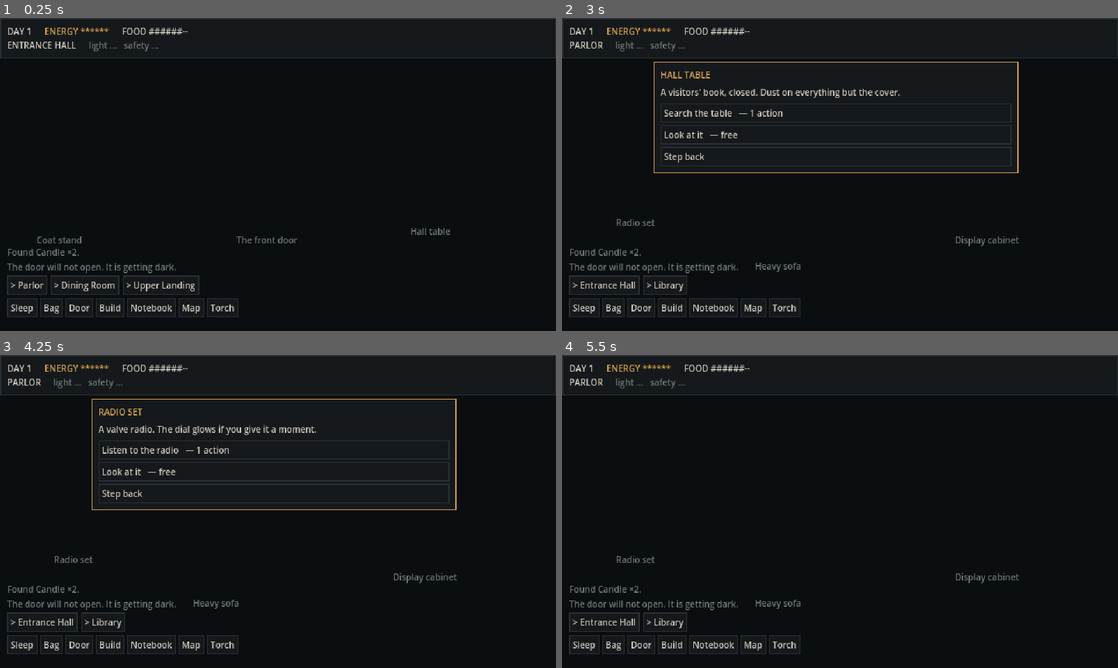
Above: before the commit, frames 1-4 (two rows, left to right).
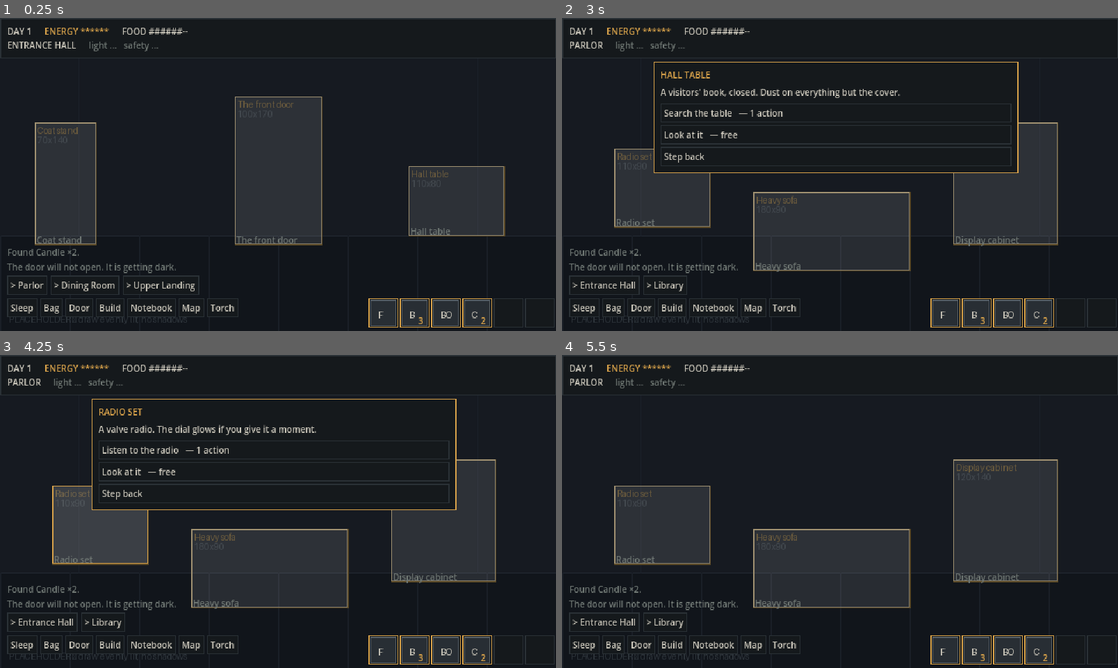
Above: after the commit, the same moments.

Repository: Leon2012320/HorrormansionGame
Game: Godot game, scene res://src/scenes/main.tscn
The game is run twice, just before and just after one commit, with the same random seed, the same clock (stepped at 60 frames per second) and the same inputs.
Inputs (mouse positions are in pixels of both pictures, inside the frame that each line leads up to):
- Up to frame 1 (0.25 s): no input
- Up to frame 2 (3 s): click (840, 171) at 0.52 s; click (628, 183) at 1.27 s; click (1017, 199) at 2.02 s; click "> Parlor" at 2.75 s
- Up to frame 3 (4.25 s): click (100, 524) at 3.52 s
- Up to frame 4 (5.5 s): click (828, 567) at 4.27 s; click (1006, 520) at 5.02 s

The runs differ from the first frame. In frame 1, 18% of the frame differs, in the area x 0-100%, y 12-99%; in frame 2, 18%; in frame 3, 18%; in frame 4, 21%.

Commit message:
Schwarzer Bildschirm behoben, Inventarleiste, Texturliste
Das Spiel zeigte nichts als Schwarz. Zwei Ursachen, beide im Code:

- Die Raumansicht hatte die Größe (0,0): set_anchors_preset setzt nur die
  Anker, nicht die Offsets. Bei per Code erzeugten Controls bleibt die Größe
  dadurch null, und das Raumbild wurde nie sichtbar. Jetzt überall
  set_anchors_and_offsets_preset.
- Dunkelheit dimmte das Bild auf 16 Prozent. Zusammen mit dunkel gezeichneten
  Platzhaltern ergab das (2,2,3) — praktisch schwarz. Stufe 0 liegt jetzt bei
  42 Prozent: Umrisse sind erkennbar, Licht bleibt trotzdem nötig.

Dazu:
- Hotspot-Rahmen waren unsichtbar, weil flat=true die StyleBox-Overrides
  ignoriert; Kontrast der Rahmen erhöht
- Platzhalter deutlich heller gezeichnet, damit sie als Malvorlage taugen
- Neue Inventarleiste unten rechts: zeigt die sechs getragenen Plätze mit
  Icons aus assets/items, fällt auf ein Kürzel zurück, wenn eine Datei fehlt
- tools/screenshot.gd rendert das Spiel unter Xvfb in eine PNG, damit sich
  Darstellungsfehler künftig ansehen statt erraten lassen

ASSET_PLAN.md komplett überarbeitet zur Texturliste: nach Sichtbarkeit
priorisiert, mit den Pfaden die der Code wirklich lädt, und einer Liste
dessen, was ausdrücklich nicht gezeichnet werden muss.

Co-Authored-By: Claude Opus 5 <noreply@anthropic.com>
Claude-Session: https://claude.ai/code/session_014oP4e71VKQ2NLeHCdFaaW8

Diff:
--- a/src/scenes/main.gd
+++ b/src/scenes/main.gd
@@ -19,9 +19,9 @@
 
 
 func _ready() -> void:
-	set_anchors_preset(Control.PRESET_FULL_RECT)
+	set_anchors_and_offsets_preset(Control.PRESET_FULL_RECT)
 	var bg := ColorRect.new()
-	bg.set_anchors_preset(Control.PRESET_FULL_RECT)
+	bg.set_anchors_and_offsets_preset(Control.PRESET_FULL_RECT)
 	bg.color = AshTheme.INK
 	bg.mouse_filter = Control.MOUSE_FILTER_IGNORE
 	add_child(bg)
@@ -43,6 +43,10 @@
 	add_child(log_label)
 
 	_build_toolbar()
+
+	var bag_bar := AshInventoryBar.new()
+	bag_bar.position = Vector2(424, 322)
+	add_child(bag_bar)
 
 	dialog = AshDialog.new()
 	dialog.position = Vector2(105, 50)
--- a/src/ui/hud.gd
+++ b/src/ui/hud.gd
@@ -14,12 +14,13 @@
 
 
 func _ready() -> void:
-	set_anchors_preset(Control.PRESET_TOP_WIDE)
+	set_anchors_and_offsets_preset(Control.PRESET_TOP_WIDE)
 	custom_minimum_size = Vector2(640, 40)
+	size = Vector2(640, 40)
 	mouse_filter = Control.MOUSE_FILTER_IGNORE
 
 	var bg := PanelContainer.new()
-	bg.set_anchors_preset(Control.PRESET_FULL_RECT)
+	bg.set_anchors_and_offsets_preset(Control.PRESET_FULL_RECT)
 	bg.add_theme_stylebox_override("panel", AshTheme.panel_style())
 	bg.mouse_filter = Control.MOUSE_FILTER_IGNORE
 	add_child(bg)
--- /dev/null
+++ b/src/ui/inventory_bar.gd
@@ -0,0 +1,87 @@
+extends Control
+class_name AshInventoryBar
+## Die sechs getragenen Plätze, unten rechts.
+##
+## Zeigt die Icons aus assets/items/<id>.png. Fehlt eine Datei, wird der
+## Platz mit den ersten zwei Buchstaben beschriftet — das Spiel bleibt also
+## spielbar, auch wenn noch nichts gezeichnet ist.
+
+const SLOT := 34
+const GAP := 2
+
+var _slots: Array[Control] = []
+
+
+func _ready() -> void:
+	custom_minimum_size = Vector2(Inventory.CARRY_SLOTS * (SLOT + GAP), SLOT)
+	mouse_filter = Control.MOUSE_FILTER_IGNORE
+
+	for i in Inventory.CARRY_SLOTS:
+		var slot := Control.new()
+		slot.position = Vector2(i * (SLOT + GAP), 0)
+		slot.custom_minimum_size = Vector2(SLOT, SLOT)
+		slot.size = Vector2(SLOT, SLOT)
+		slot.mouse_filter = Control.MOUSE_FILTER_IGNORE
+		add_child(slot)
+		_slots.append(slot)
+
+	Inventory.carried_changed.connect(refresh)
+	refresh()
+
+
+func refresh() -> void:
+	# Getragenes in eine flache Liste von Slots übersetzen.
+	var entries: Array = []
+	for id in Inventory.carried:
+		if Inventory.is_weightless(str(id)):
+			continue
+		var per_slot := maxi(Inventory.stack_size(str(id)), 1)
+		var left := int(Inventory.carried[id])
+		while left > 0 and entries.size() < Inventory.CARRY_SLOTS:
+			entries.append({"id": str(id), "count": mini(left, per_slot)})
+			left -= per_slot
+
+	for i in _slots.size():
+		var slot := _slots[i]
+		for child in slot.get_children():
+			child.queue_free()
+		_draw_slot(slot, entries[i] if i < entries.size() else {})
+
+
+func _draw_slot(slot: Control, entry: Dictionary) -> void:
+	var frame := Panel.new()
+	frame.set_anchors_and_offsets_preset(Control.PRESET_FULL_RECT)
+	frame.add_theme_stylebox_override("panel",
+		AshTheme.button_style(AshTheme.PANEL, AshTheme.WARM if not entry.is_empty() else AshTheme.PANEL_EDGE))
+	frame.mouse_filter = Control.MOUSE_FILTER_IGNORE
+	slot.add_child(frame)
+	if entry.is_empty():
+		return
+
+	var id := str(entry["id"])
+	var path := "res://assets/items/%s.png" % id
+	if ResourceLoader.exists(path):
+		var icon := TextureRect.new()
+		icon.texture = load(path)
+		icon.position = Vector2(1, 1)
+		icon.size = Vector2(SLOT - 2, SLOT - 2)
+		icon.expand_mode = TextureRect.EXPAND_IGNORE_SIZE
+		icon.stretch_mode = TextureRect.STRETCH_KEEP_ASPECT_CENTERED
+		icon.mouse_filter = Control.MOUSE_FILTER_IGNORE
+		slot.add_child(icon)
+	else:
+		var initials := Label.new()
+		initials.text = Inventory.display_name(id).substr(0, 2).to_upper()
+		initials.position = Vector2(4, 8)
+		AshTheme.apply_label(initials)
+		initials.mouse_filter = Control.MOUSE_FILTER_IGNORE
+		slot.add_child(initials)
+
+	if int(entry["count"]) > 1:
+		var count := Label.new()
+		count.text = str(int(entry["count"]))
+		count.position = Vector2(SLOT - 13, SLOT - 15)
+		AshTheme.apply_label(count)
+		count.add_theme_color_override("font_color", AshTheme.WARM)
+		count.mouse_filter = Control.MOUSE_FILTER_IGNORE
+		slot.add_child(count)
--- a/src/ui/room_view.gd
+++ b/src/ui/room_view.gd
@@ -15,17 +15,17 @@
 
 
 func _ready() -> void:
-	set_anchors_preset(Control.PRESET_FULL_RECT)
+	set_anchors_and_offsets_preset(Control.PRESET_FULL_RECT)
 
 	_image = TextureRect.new()
-	_image.set_anchors_preset(Control.PRESET_FULL_RECT)
+	_image.set_anchors_and_offsets_preset(Control.PRESET_FULL_RECT)
 	_image.expand_mode = TextureRect.EXPAND_IGNORE_SIZE
 	_image.stretch_mode = TextureRect.STRETCH_SCALE
 	_image.mouse_filter = Control.MOUSE_FILTER_IGNORE
 	add_child(_image)
 
 	_hotspot_layer = Control.new()
-	_hotspot_layer.set_anchors_preset(Control.PRESET_FULL_RECT)
+	_hotspot_layer.set_anchors_and_offsets_preset(Control.PRESET_FULL_RECT)
 	_hotspot_layer.mouse_filter = Control.MOUSE_FILTER_IGNORE
 	add_child(_hotspot_layer)
 
@@ -64,7 +64,6 @@
 		button.size = Vector2(float(rect[2]), float(rect[3]))
 		button.text = ""
 		button.tooltip_text = str(spot.get("name", ""))
-		button.flat = true
 		button.add_theme_stylebox_override("normal", _hotspot_style(AshTheme.HOTSPOT, false))
 		button.add_theme_stylebox_override("hover", _hotspot_style(AshTheme.HOTSPOT, true))
 		button.add_theme_stylebox_override("pressed", _hotspot_style(AshTheme.HOTSPOT, true))
@@ -82,8 +81,8 @@
 
 func _hotspot_style(fill: Color, highlight: bool) -> StyleBoxFlat:
 	var s := StyleBoxFlat.new()
-	s.bg_color = fill
-	s.border_color = AshTheme.HOTSPOT_HOVER if highlight else Color(1, 1, 1, 0.18)
+	s.bg_color = Color(1, 1, 1, 0.16) if highlight else fill
+	s.border_color = AshTheme.HOTSPOT_HOVER if highlight else Color(0.85, 0.80, 0.68, 0.55)
 	s.set_border_width_all(1)
 	return s
 
--- a/src/ui/ui_theme.gd
+++ b/src/ui/ui_theme.gd
@@ -52,10 +52,15 @@
 	label.add_theme_font_size_override("font_size", 10)
 
 
-## Wie dunkel der Bildschirm bei einer LIGHT-Stufe wird.
+## Wie stark das Raumbild gedimmt wird.
+##
+## Stufe 0 war ursprünglich 0.16 — zusammen mit dunkel gezeichneten Räumen
+## ergab das ein komplett schwarzes Bild. Dunkelheit muss unangenehm sein,
+## nicht unsichtbar: man soll Umrisse erkennen und trotzdem merken, dass
+## man Licht braucht.
 static func light_tint(level: int) -> Color:
 	match level:
-		0: return Color(0.16, 0.18, 0.22, 1.0)
-		1: return Color(0.45, 0.46, 0.48, 1.0)
-		2: return Color(0.80, 0.72, 0.58, 1.0)
+		0: return Color(0.42, 0.45, 0.52, 1.0)
+		1: return Color(0.68, 0.69, 0.72, 1.0)
+		2: return Color(0.92, 0.84, 0.70, 1.0)
 		_: return Color(1.0, 0.98, 0.92, 1.0)
--- /dev/null
+++ b/tools/screenshot.gd
@@ -0,0 +1,31 @@
+extends Node
+## Startet das Spiel unter Xvfb und legt nach ein paar Frames ein Bild ab.
+##
+##     xvfb-run -a godot --rendering-driver opengl3 tools/screenshot.tscn
+
+var _frames := 0
+
+func _ready() -> void:
+	var path := "res://assets/rooms/room_entrance.png"
+	print("exists: %s" % ResourceLoader.exists(path))
+	var tex := load(path)
+	print("loaded: %s  size: %s" % [tex != null, str(tex.get_size()) if tex else "-"])
+	var game: Node = load("res://src/scenes/main.tscn").instantiate()
+	add_child(game)
+
+func _process(_delta: float) -> void:
+	_frames += 1
+	if _frames == 10:
+		var view: Node = get_node_or_null("Main")
+		if view and view.get("room_view"):
+			var rv = view.room_view
+			print("room_view size: %s" % str(rv.size))
+			for child in rv.get_children():
+				if child is TextureRect:
+					print("  TextureRect size=%s tex=%s modulate=%s" % [
+						str(child.size), str(child.texture != null), str(child.modulate)])
+	if _frames < 20:
+		return
+	get_viewport().get_texture().get_image().save_png("res://screenshot.png")
+	print("screenshot saved")
+	get_tree().quit()
--- /dev/null
+++ b/tools/screenshot.tscn
@@ -0,0 +1,6 @@
+[gd_scene load_steps=2 format=3]
+
+[ext_resource type="Script" path="res://tools/screenshot.gd" id="1_shot"]
+
+[node name="Screenshot" type="Node"]
+script = ExtResource("1_shot")
Binary file changed: assets/items/apples.png
Binary file changed: assets/items/bandage.png
Binary file changed: assets/items/barricade.png
Binary file changed: assets/items/battery.png
Binary file changed: assets/items/blanket.png
Binary file changed: assets/items/board.png
Binary file changed: assets/items/book_page.png
Binary file changed: assets/items/bread.png
Binary file changed: assets/items/bulb.png
Binary file changed: assets/items/can_beans.png
Binary file changed: assets/items/can_empty.png
Binary file changed: assets/items/can_meat.png
(and 69 more such lines)
